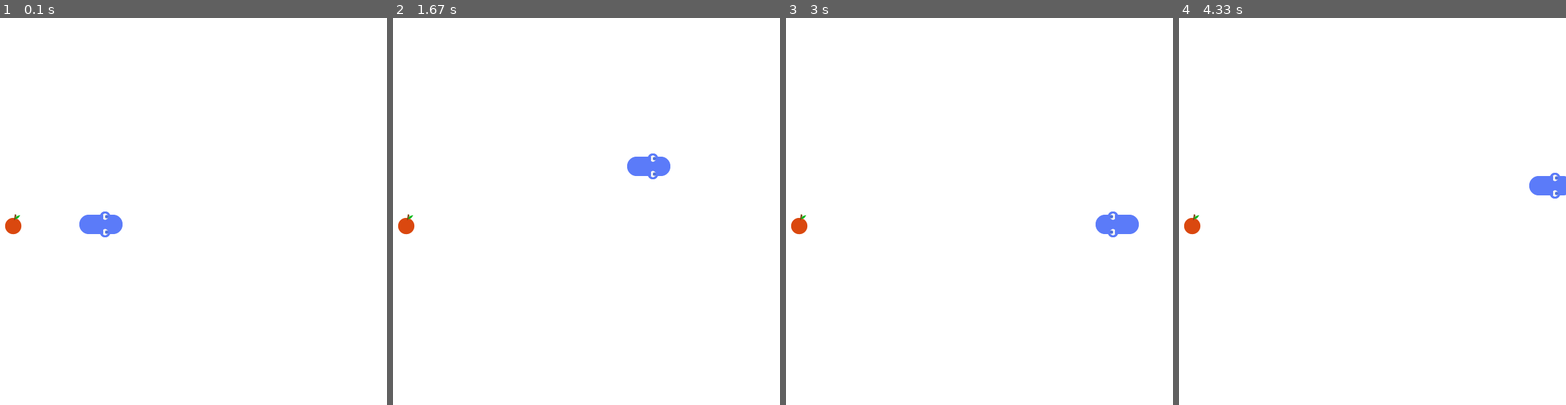
Above: before the commit, frames 1-4 (left to right).
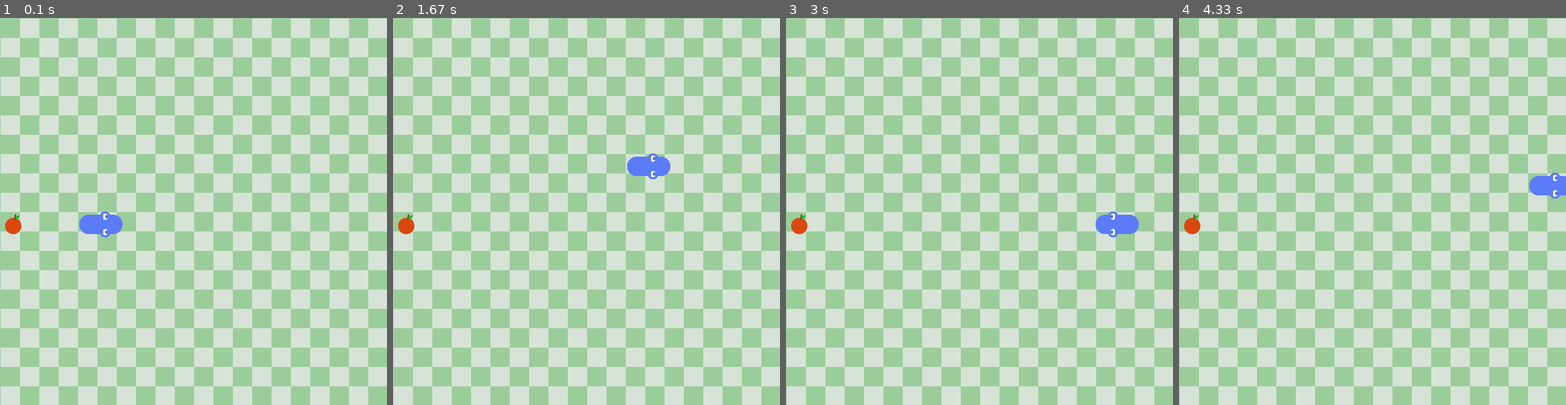
Above: after the commit, the same moments.

Repository: Oriyans-sunset/pygame-practice-snake-game
Game: pygame game, started from snake-game.py
Two runs of this game, one before a commit and one after it. Both use one fixed random seed, a clock stepped at 60 frames per second and the inputs below.
Inputs:
- Up to frame 1 (0.1 s): no input
- Up to frame 2 (1.67 s): hold Right 0.33-0.8 s; hold Up 0.83-1.3 s; hold Right from 1.33 s (still down)
- Up to frame 3 (3 s): release Right at 1.8 s; hold Down 2.4-2.7 s; hold Left from 2.73 s (still down)
- Up to frame 4 (4.33 s): release Left at 3.13 s; hold Up 3.17-3.53 s; hold Right 3.57-4.2 s; hold Down from 4.23 s (still down)

The runs differ from the first frame. In frame 1, 99% of the frame differs, in the area x 0-100%, y 0-100%; in frame 2, 99%; in frame 3, 99%; in frame 4, 99%.

Commit message:
Update snake-game.py

Diff:
--- a/snake-game.py
+++ b/snake-game.py
@@ -115,8 +115,10 @@
         self.check_fail()
 
     def draw_elements(self):
+        self.draw_grass()
         self.snake.draw_snake()
         self.fruit.draw_fruit()
+
 
     def check_collision(self):
         if self.fruit.pos == self.snake.body[0]:
@@ -136,6 +138,21 @@
         pygame.quit()
         sys.exit()
 
+    def draw_grass(self):
+        grass_color = (215,227,215)
+        screen.fill((155,205,155))
+        for row in range(cell_number):
+            if row%2 == 0:
+                for column in range(cell_number):
+                    if column%2 == 1:
+                        grass_rect = pygame.Rect(column * cell_size+1, row*cell_size+1, cell_size, cell_size)
+                        pygame.draw.rect(screen, grass_color, grass_rect)
+            else:
+                for column in range(cell_number):
+                    if column%2 == 0:
+                        grass_rect = pygame.Rect(column * cell_size+1, row*cell_size+1, cell_size, cell_size)
+                        pygame.draw.rect(screen, grass_color, grass_rect)
+
 pygame.init()
 cell_size = 30
 cell_number = 20
@@ -144,6 +161,8 @@
 
 apple_surface = pygame.image.load('/Users/priyanshurastogi/Downloads/pygame-practice-snake-game/Snake-assests/Graphics/apple.png').convert_alpha()
 apple_surface = pygame.transform.scale(apple_surface, (40, 40))
+
+game_font = pygame.font.Font('/Users/priyanshurastogi/Downloads/pygame-practice-snake-game/Snake-assests/Font/PoetsenOne-Regular.ttf', 25, )
 
 main_game = MAIN()
 
@@ -175,7 +194,7 @@
                     main_game.snake.direction = Vector2(1,0)
 
 
-    screen.fill('white')
+
 
     main_game.draw_elements()
     main_game.check_collision()
